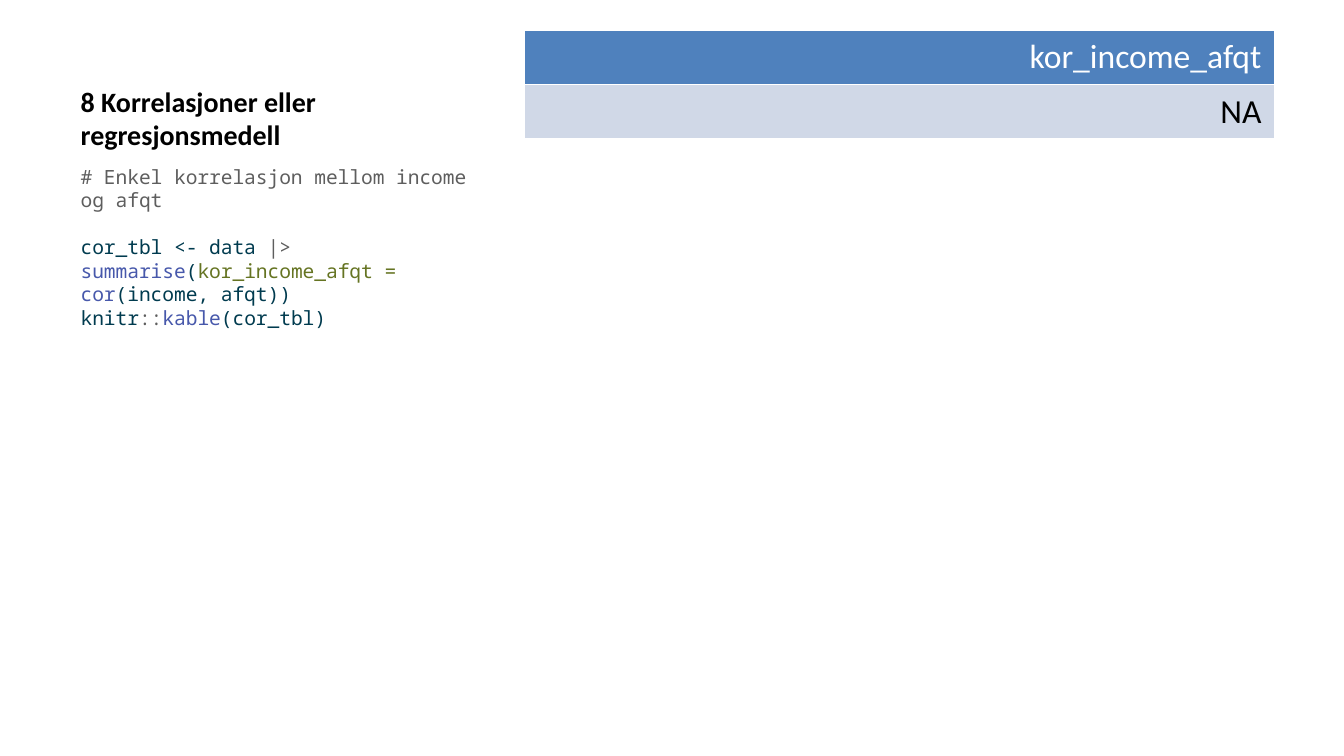
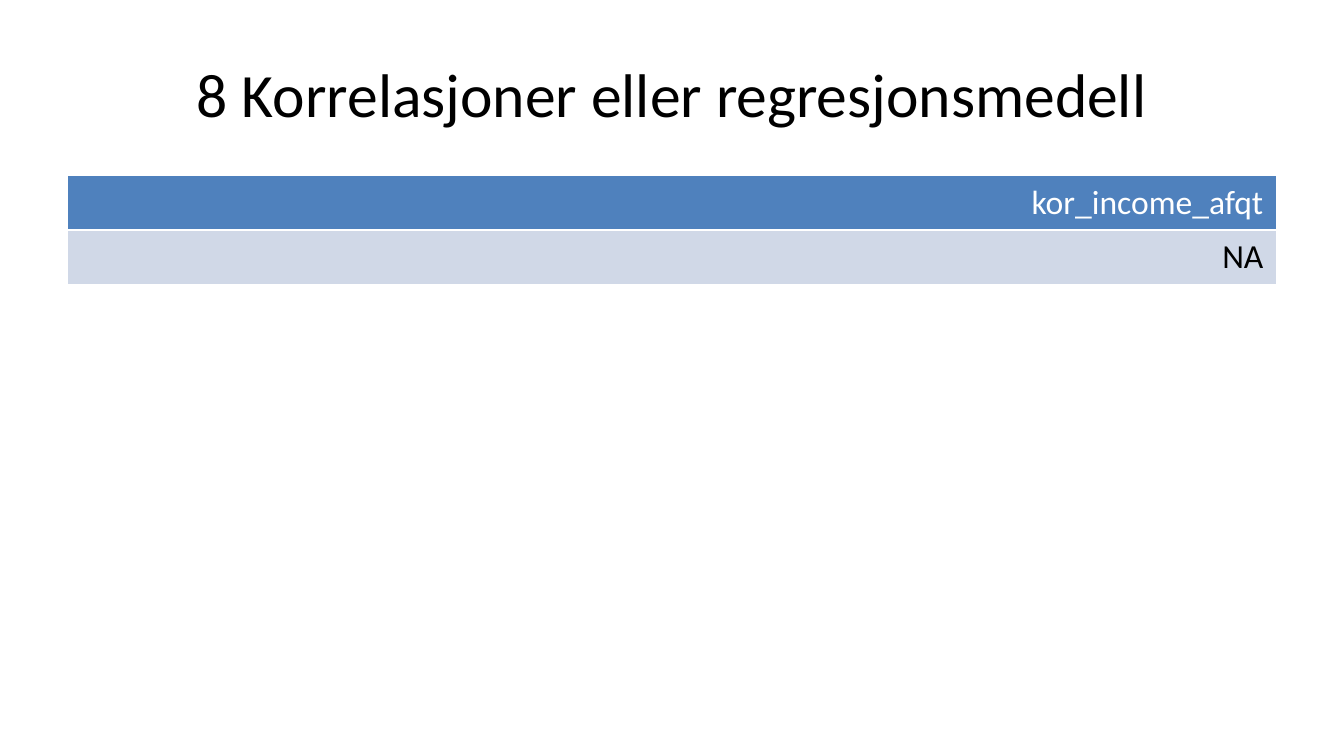
Before and after one commit to H-Vika/MSB105-Assign-2, a slide deck: slide 20 of MSB105 assign 2 presentasjon.pptx (slide 19 before the commit). Drawn at 1344x756 pixels with LibreOffice and Linux fonts; fonts in the diff are those of the drawing. Boxes give left, top, right and bottom in pixels: in the first picture for what was removed or moved away, otherwise in the second. Text is boxed around its words. In the diff, an @@ line names an element or a change of style, - is before the commit and + after.

```diff
--- a/MSB105 assign 2 presentasjon.pptx
+++ b/MSB105 assign 2 presentasjon.pptx
@@ title "8 Korrelasjoner eller regresjonsmedell" at (197, 74, 1146, 128): size 15 to 33 pt, bold off; alignment left to centre; vertical alignment bottom to middle @@
@@ table: place and size @@
-table at (524, 30, 1274, 673)
+table at (67, 176, 1277, 675)
@@ text removed at (81, 169, 466, 328) @@
-# Enkel korrelasjon mellom income og afqt
-cor_tbl <- data |>
-summarise(kor_income_afqt = cor(income, afqt))
-knitr::kable(cor_tbl)
```
Also in this commit, not shown: 3 other slides changed, 15 slides added, 14 slides removed, 2 other files.
